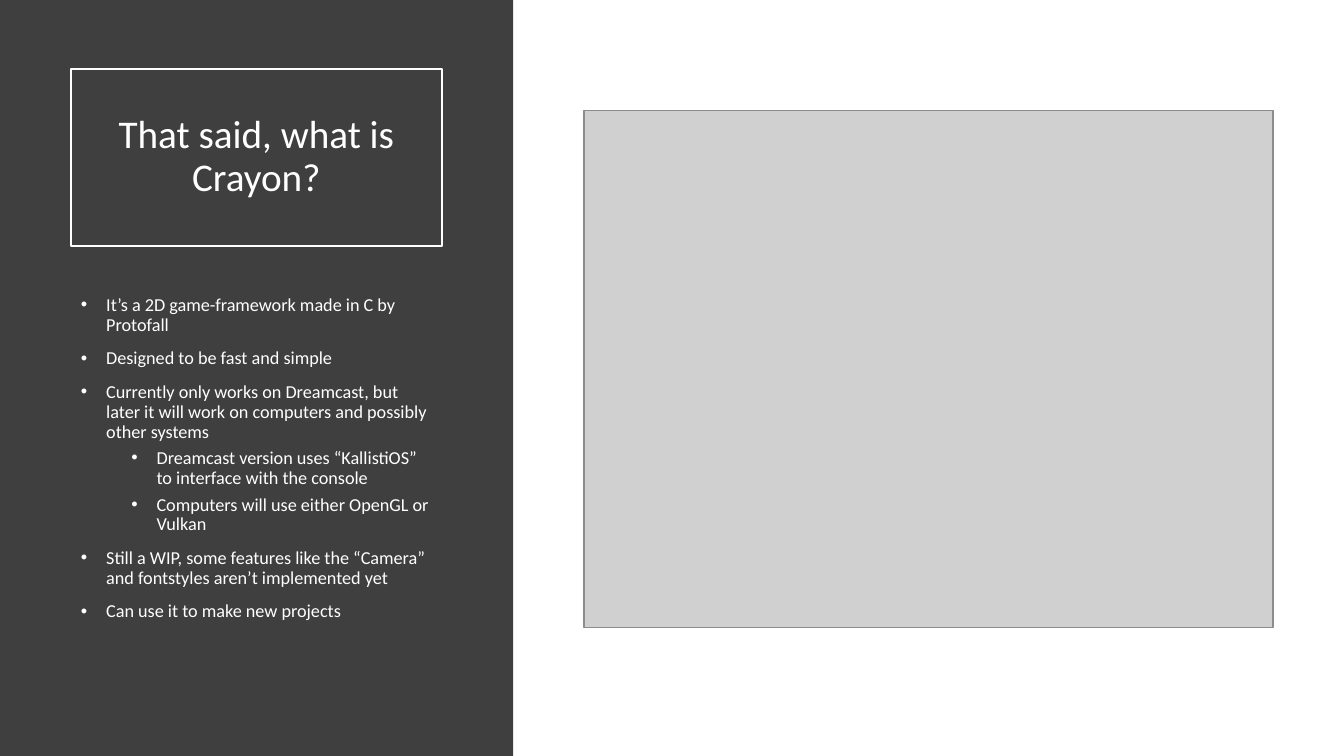
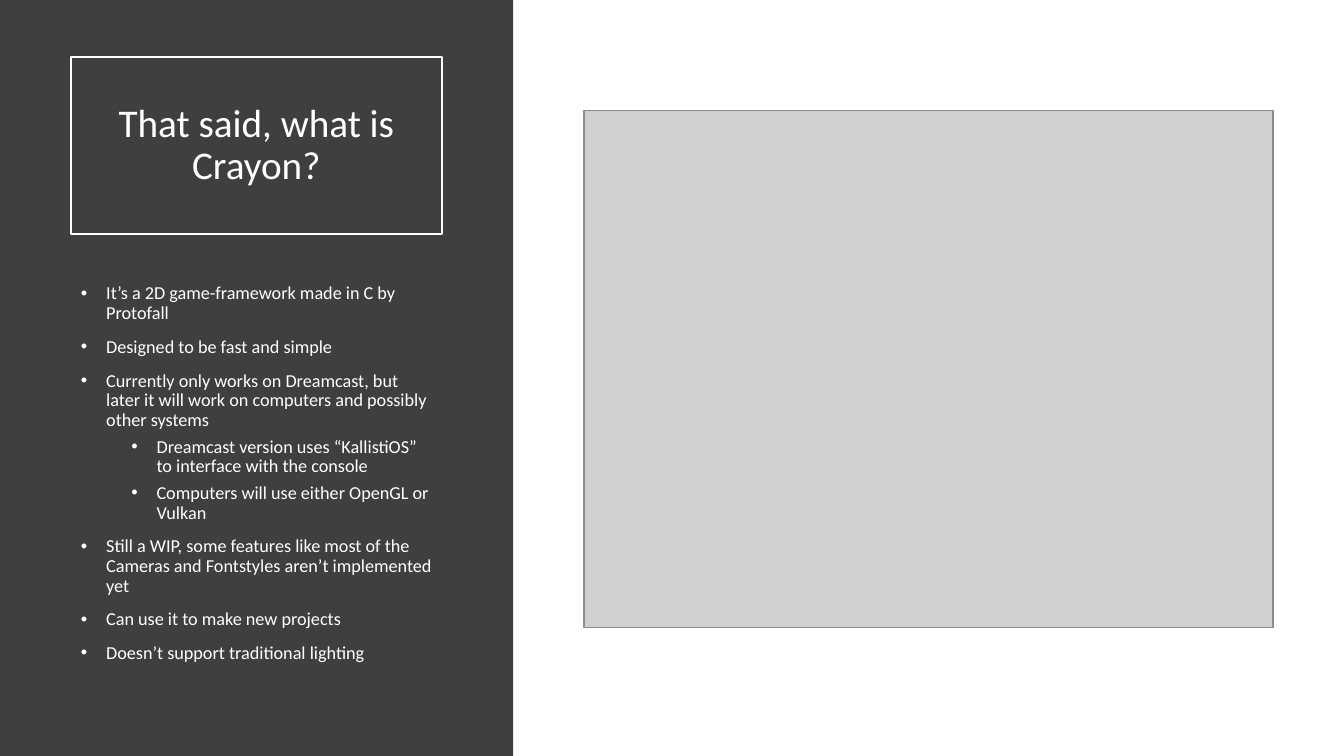
Before and after one commit to Protofall/Crayon-Game-Framework, a slide deck: slide 5 of Documentation/About-DC-and-Crayon.pptx. Drawn at 1344x756 pixels with LibreOffice and Linux fonts; fonts in the diff are those of the drawing; grey boxes stand for pictures. Boxes give left, top, right and bottom in pixels: in the first picture for what was removed or moved away, otherwise in the second. Text is boxed around its words. In the diff, an @@ line names an element or a change of style, - is before the commit and + after.

```diff
--- a/Documentation/About-DC-and-Crayon.pptx
+++ b/Documentation/About-DC-and-Crayon.pptx
@@ title "That said, what is Crayon?": place and size @@
-title "That said, what is Crayon?" at box(71, 69, 442, 246)
+title "That said, what is Crayon?" at box(71, 57, 442, 235)
@@ text "It’s a 2D game-framework made ...": place and size @@
-text "It’s a 2D game-framework made ..." at box(106, 298, 429, 620)
+text "It’s a 2D game-framework made ..." at box(106, 286, 432, 662)
@@ text at box(106, 539, 432, 595): text changed @@
-• Still a WIP, some features like the “Camera” and fontstyles aren’t implemented yet
+• Still a WIP, some features like most of the Cameras and Fontstyles aren’t implemented yet
@@ text at box(106, 646, 364, 662): paragraph added @@
+• Doesn’t support traditional lighting
```
Also in this commit, not shown: 3 other files.
